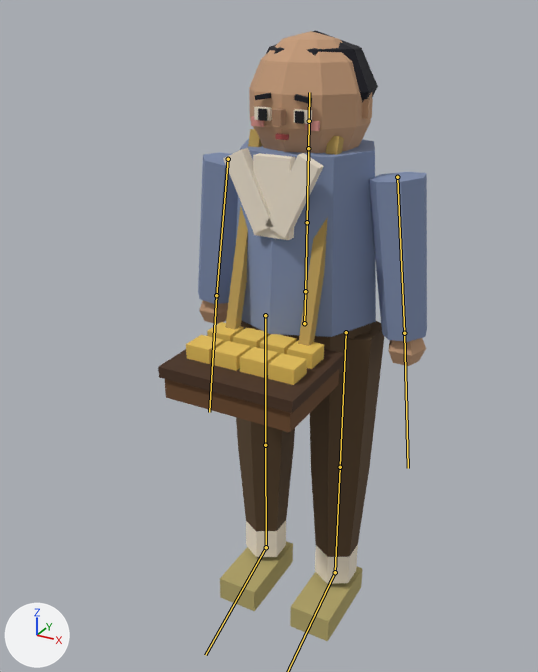
An edit to the glTF model assets3d/npcs/npc_N204b.glb, drawn before and after from the same camera.
The view is the same before and after, from a 50 mm camera at (0.609, -1.259, 1.25) aimed at (-0.045, -0.069, 0.655). The lights are fixed; the arrows at lower left show +X, +Y and +Z. The first picture is the older version. The bones that change, and the others that lie on the model, are drawn over the model as lines.

Objects in the first picture: 'npc_N204b_part0', 'npc_N204b_part1', 'npc_N204b_part10', 'npc_N204b_part11', 'npc_N204b_part12', 'npc_N204b_part13', 'npc_N204b_part2', 'npc_N204b_part3', 'npc_N204b_part4', 'npc_N204b_part5', 'npc_N204b_part6', 'npc_N204b_part7', 'npc_N204b_part8', 'npc_N204b_part9'.
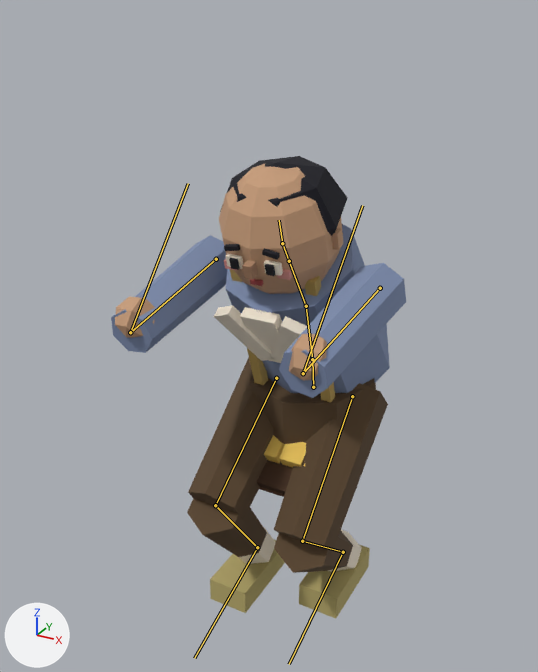
The newer file adds an action. The first version stands in its rest pose; the second is drawn at frame 2 of the action 'Startle'.

The edits, one by one:
Bone 'Hips' (bone_hips) moves from (0.0, 0.0, 0.0) to (0.0, -0.167, -0.05).
Bone 'Hips' (bone_hips) turns from (0, 0, 0) to (7, 0, 0) degrees about its own x, y and z.
Bone 'Spine' (bone_spine) turns from (0, 0, 0) to (8, 0, 0) degrees about its own x, y and z.
Bone 'Chest' (bone_chest) turns from (0, 0, 0) to (19, 0, 0) degrees about its own x, y and z.
Bone 'Head' (bone_head) turns from (0, 0, 0) to (-17, 0, 0) degrees about its own x, y and z.
Bone 'UpperArm.L' (bone_upperarm_l) turns from (0, 0, 0) to (-111, -15, -18) degrees about its own x, y and z.
Bone 'Hand.L' (bone_hand_l) turns from (0, 0, 0) to (-144, -14, 7) degrees about its own x, y and z.
Bone 'UpperArm.R' (bone_upperarm_r) turns from (0, 0, 0) to (-111, 15, 18) degrees about its own x, y and z.
Bone 'Hand.R' (bone_hand_r) turns from (0, 0, 0) to (-144, 14, -7) degrees about its own x, y and z.
Bone 'UpperLeg.L' (bone_upperleg_l) turns from (0, 0, 0) to (-53, 0, 0) degrees about its own x, y and z.
Bone 'LowerLeg.L' (bone_lowerleg_l) turns from (0, 0, 0) to (95, 0, 0) degrees about its own x, y and z.
Bone 'Foot.L' (bone_foot_l) turns from (0, 0, 0) to (-49, 0, 0) degrees about its own x, y and z.
Bone 'UpperLeg.R' (bone_upperleg_r) turns from (0, 0, 0) to (-63, 0, 0) degrees about its own x, y and z.
Bone 'LowerLeg.R' (bone_lowerleg_r) turns from (0, 0, 0) to (93, 0, 0) degrees about its own x, y and z.
Bone 'Foot.R' (bone_foot_r) turns from (0, 0, 0) to (-37, 0, 0) degrees about its own x, y and z.

Changed parts and their boxes [x1, y1, x2, y2] in the pictures (538 x 672 px):
'npc_N204b_part3', posed
    before: [198, 139, 427, 342]
    after: [111, 224, 406, 398]
'npc_N204b_part0', posed
    before: [236, 320, 384, 557]
    after: [187, 357, 388, 573]
'npc_N204b_part4', posed (35% shorter)
    before: [199, 31, 426, 366]
    after: [115, 164, 343, 381]
'npc_N204b_part1', posed (10% wider, 33% shorter)
    before: [223, 107, 358, 584]
    after: [213, 254, 362, 572]
'npc_N204b_part2', posed (13% wider, 22% shorter)
    before: [220, 541, 362, 641]
    after: [210, 540, 370, 618]
'npc_N204b_part12', posed
    before: [186, 322, 324, 385]
    after: [264, 435, 306, 468]
'npc_N204b_part11', posed
    before: [158, 335, 345, 413]
    after: [257, 460, 293, 494]
'npc_N204b_part6', posed
    before: [254, 30, 378, 104]
    after: [220, 156, 348, 260]
'npc_N204b_part13', posed (mostly hidden afterwards)
    before: [225, 129, 344, 346]
    after: [230, 269, 335, 402]
'npc_N204b_part10', posed (mostly hidden afterwards)
    before: [165, 369, 339, 432]
    after: [259, 487, 285, 497]
'npc_N204b_part8', posed (13% wider, 17% taller)
    before: [272, 109, 286, 126]
    after: [242, 260, 258, 280]
'npc_N204b_part5', posed
    before: [258, 108, 304, 124]
    after: [229, 258, 275, 276]
'npc_N204b_part7', posed (38% taller)
    before: [251, 116, 320, 131]
    after: [224, 259, 292, 280]
'npc_N204b_part9', posed
    before: [275, 133, 289, 140]
    after: [250, 279, 263, 286]
bone 'Hips', root to tip
    before: (304, 323) to (305, 291)
    after: (313, 387) to (312, 359)
bone 'Spine', root to tip
    before: (305, 291) to (307, 222)
    after: (312, 359) to (306, 306)
bone 'Chest', root to tip
    before: (307, 222) to (308, 148)
    after: (306, 306) to (289, 261)
bone 'Head', root to tip
    before: (309, 121) to (309, 92)
    after: (282, 243) to (279, 220)
bone 'UpperArm.L', root to tip
    before: (397, 177) to (404, 333)
    after: (380, 288) to (303, 373)
bone 'Hand.L', root to tip
    before: (404, 333) to (408, 468)
    after: (303, 373) to (362, 205)
bone 'UpperArm.R', root to tip
    before: (228, 159) to (216, 295)
    after: (216, 259) to (130, 332)
bone 'Hand.R', root to tip
    before: (216, 295) to (209, 412)
    after: (130, 332) to (188, 183)
bone 'UpperLeg.L', root to tip
    before: (346, 332) to (340, 467)
    after: (352, 396) to (302, 541)
bone 'LowerLeg.L', root to tip
    before: (340, 467) to (335, 572)
    after: (302, 541) to (343, 552)
bone 'UpperLeg.R', root to tip
    before: (265, 315) to (265, 445)
    after: (276, 378) to (215, 505)
bone 'LowerLeg.R', root to tip
    before: (265, 445) to (266, 547)
    after: (215, 505) to (257, 547)
bone 'Foot.R', root to tip
    before: (266, 547) to (205, 655)
    after: (257, 547) to (194, 658)
